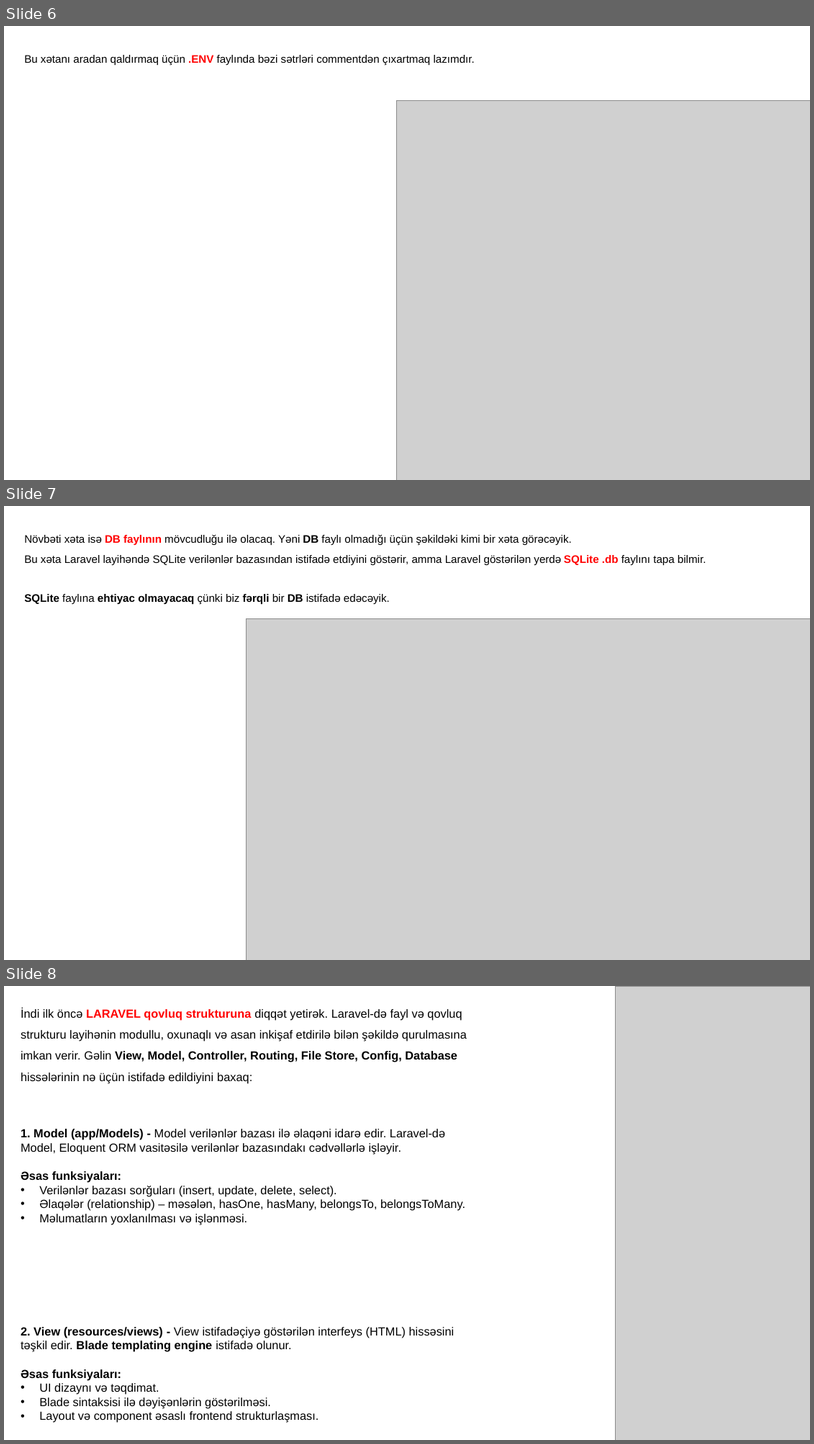
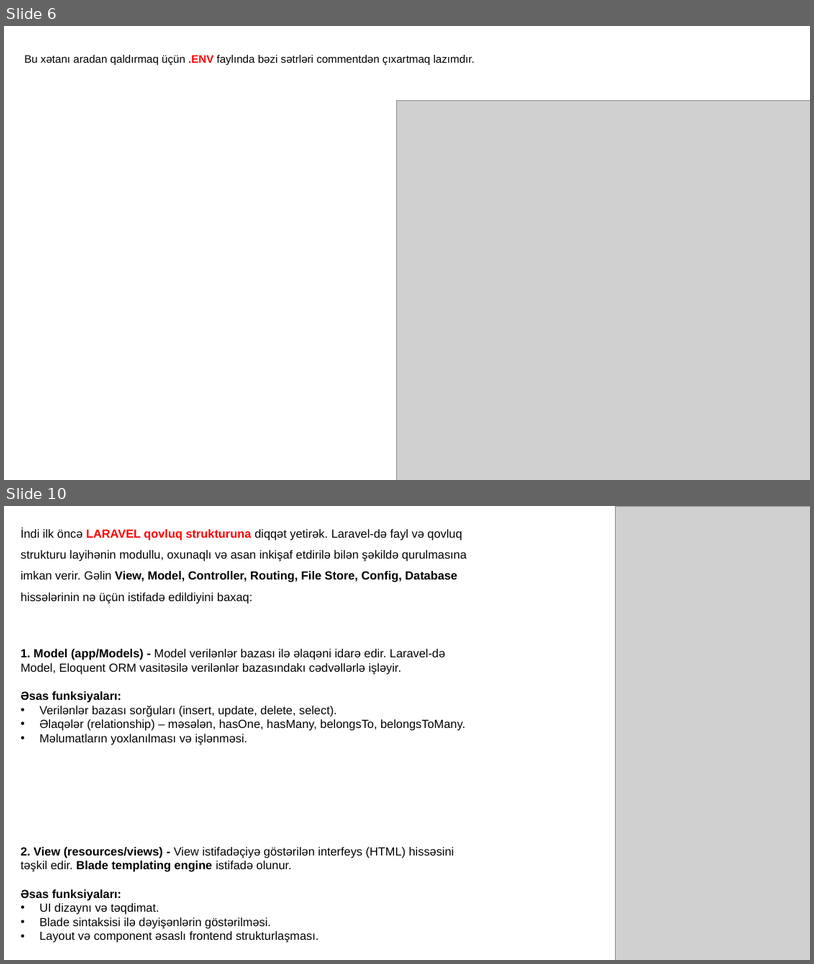
Before and after one commit to codeurient/Vendor-E-commerce, a slide deck: .lessons/6 Install new laravel & About folder structure/Install new laravel.pptx. Shown one above the other, each under a label of ours: slides 6, 7 and 8 before the commit, slides 6 and 10 after it; the slides between them are not shown. The pictures are 814x1444 and 814x964 pixels, drawn with LibreOffice and Linux fonts; fonts in the diff are those of the drawing; grey boxes stand for pictures. Boxes give left, top, right and bottom in pixels: in the first picture for what was removed or moved away, otherwise in the second. Text is boxed around its words. In the diff, an @@ line names an element or a change of style, - is before the commit and + after.

```diff
--- a/.lessons/6 Install new laravel & About folder structure/Install new laravel.pptx
+++ b/.lessons/6 Install new laravel & About folder structure/Install new laravel.pptx
@@ slide 7 removed at box(4, 506, 810, 960), background #FFFFFF @@
@@ text removed at box(24, 535, 707, 604) @@
-Növbəti xəta isə DB faylının mövcudluğu ilə olacaq. Yəni DB faylı olmadığı üçün şəkildəki kimi bir xəta görəcəyik.
-Bu xəta Laravel layihəndə SQLite verilənlər bazasından istifadə etdiyini göstərir, amma Laravel göstərilən yerdə SQLite .db faylını tapa bilmir.
-SQLite faylına ehtiyac olmayacaq çünki biz fərqli bir DB istifadə edəcəyik.
@@ picture removed at box(246, 619, 810, 960) @@
@@ what was slide 8 is now slide 10 @@
```
Also in this commit, not shown: 2 slides added, 1 other slide removed, 3 other files.
